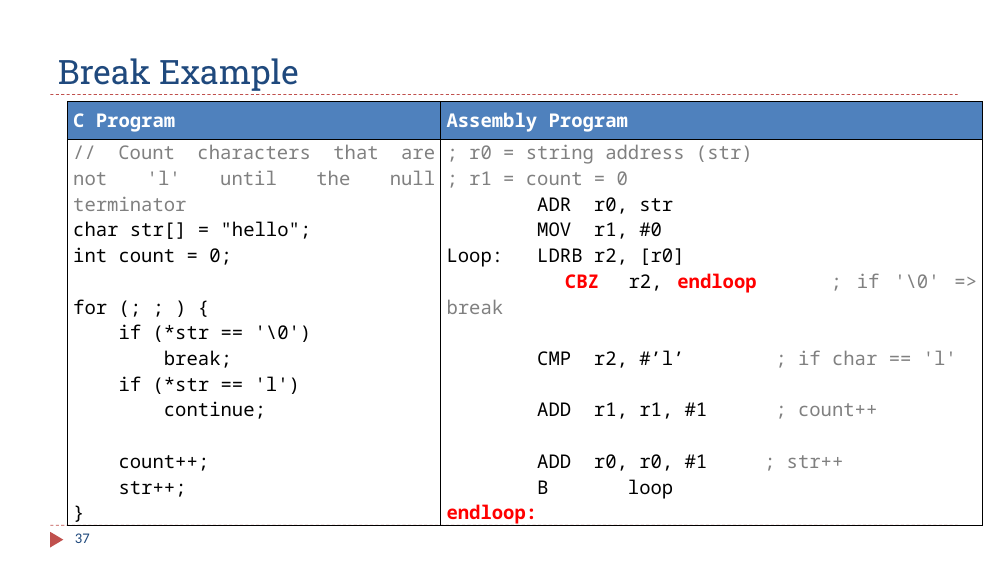
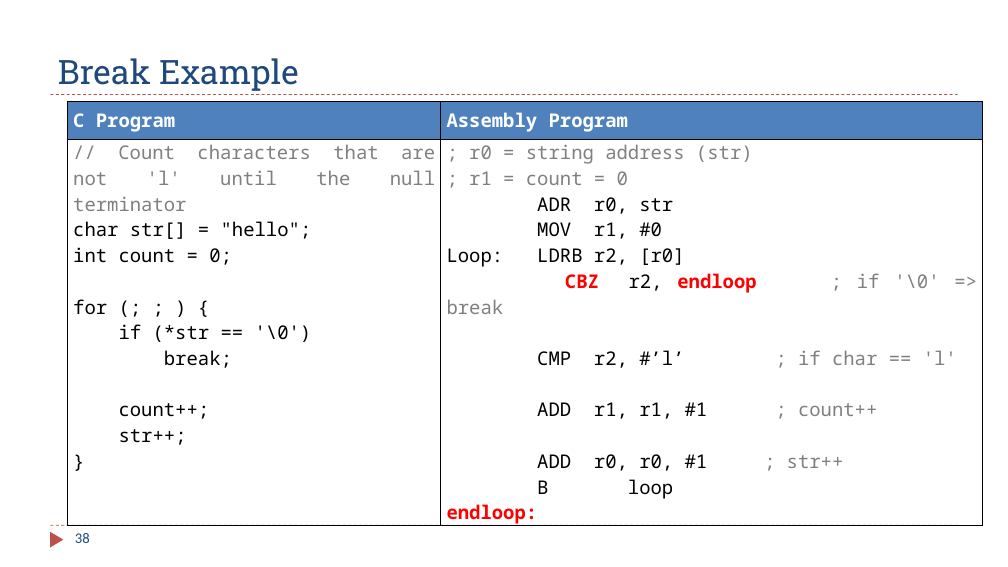
Before and after one commit to guhofstra/CSC111Sp26, a slide deck: slide 38 of PPTs/Ch6_ARM_Control_Flow.pptx (slide 37 before the commit). Drawn at 1008x567 pixels with LibreOffice and Linux fonts; fonts in the diff are those of the drawing. Boxes give left, top, right and bottom in pixels: in the first picture for what was removed or moved away, otherwise in the second. Text is boxed around its words. In the diff, an @@ line names an element or a change of style, - is before the commit and + after.

```diff
--- a/PPTs/Ch6_ARM_Control_Flow.pptx
+++ b/PPTs/Ch6_ARM_Control_Flow.pptx
@@ table at (x1=67, y1=102, x2=983, y2=530) @@
@@ row 2, column 1: "// Count characters that are not 'l' until the null terminator / char str[] = "hello"; / int count = 0; / for (; ; ) { / if (*str == '\0') / break; / if (*str == 'l') / continue; / count++; / str++; / }" to "// Count characters that are not 'l' until the null terminator / char str[] = "hello"; / int count = 0; / for (; ; ) { / if (*str == '\0') / break; / count++; / str++; / }" @@
@@ page number at (x1=75, y1=533, x2=90, y2=543): text changed @@
-37
+38
```
Also in this commit, not shown: 11 other slides changed, 1 slide added, 1 other file.
